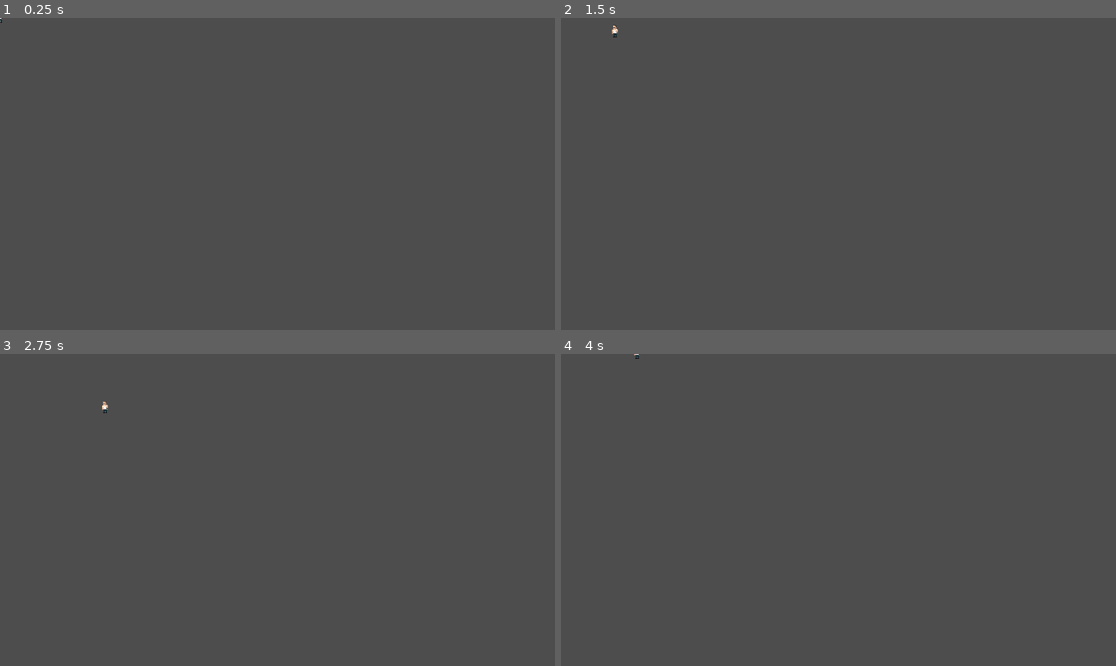
Above: before the commit, frames 1-4 (two rows, left to right).
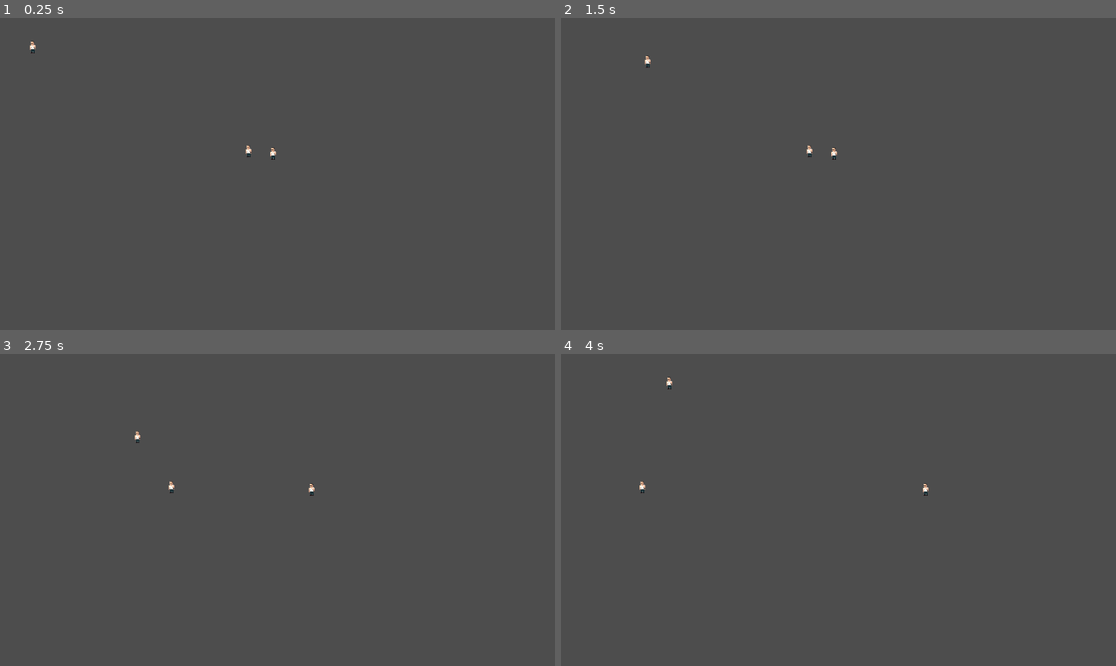
Above: after the commit, the same moments.

Repository: ante-perkovic/ludum-dare
Game: Godot game, scene res://Levels/intro_level.tscn
Two runs of this game, one before a commit and one after it. Both use one fixed random seed, a clock stepped at 60 frames per second and the inputs below. Before the commit the project starts from res://Characters/player.tscn.
Inputs (mouse positions are in pixels of both pictures, inside the frame that each line leads up to):
- Up to frame 1 (0.25 s): no input
- Up to frame 2 (1.5 s): tap Enter at 0.5 s; move the mouse to (960, 158) at 0.52 s; hold D (right) 0.53-1.28 s; hold Space (spacebar) 0.53-1.28 s; move the mouse to (727, 189) at 1.27 s; hold S (down) from 1.28 s (still down); tap Space (spacebar) at 1.35 s
- Up to frame 3 (2.75 s): move the mouse to (333, 441) at 2.02 s; release S (down) at 2.03 s; hold D (right) from 2.03 s (still down); hold Space (spacebar) from 2.03 s (still down)
- Up to frame 4 (4 s): move the mouse to (810, 572) at 2.77 s; release D (right) at 2.78 s; release Space (spacebar) at 2.78 s; hold W (up) 2.78-3.53 s; tap Space (spacebar) at 2.85 s; move the mouse to (1005, 556) at 3.52 s; hold A (left) from 3.53 s (still down); hold Space (spacebar) from 3.53 s (still down)

The runs differ from the first frame. In frame 1, less than 0.1% of the frame differs, in the area x 0-50%, y 0-46%; in frame 2, 0.1%, in the area x 9-50%, y 2-46%; in frame 3, 0.1%; in frame 4, 0.1%.

Commit message:
shooting a projectile will kill enemies

Diff:
--- a/ludumdaregame/Characters/enemy.tscn
+++ b/ludumdaregame/Characters/enemy.tscn
@@ -1,12 +1,15 @@
-[gd_scene load_steps=3 format=3 uid="uid://crv52otjvhjtb"]
+[gd_scene load_steps=4 format=3 uid="uid://crv52otjvhjtb"]
 
 [ext_resource type="Script" uid="uid://esujh4ng0sxw" path="res://Characters/enemy.gd" id="1_rtu5t"]
 [ext_resource type="Texture2D" uid="uid://b37yj21a2i5ax" path="res://Assets/image.png" id="2_sdfay"]
 
-[node name="Enemy" type="CharacterBody2D"]
+[sub_resource type="RectangleShape2D" id="RectangleShape2D_rtu5t"]
+
+[node name="Enemy" type="CharacterBody2D" groups=["enemy"]]
 script = ExtResource("1_rtu5t")
 
-[node name="Sprite2D" type="Sprite2D" parent="."]
+[node name="Sprite2D" type="Sprite2D" parent="." groups=["enemy"]]
 texture = ExtResource("2_sdfay")
 
-[node name="CollisionShape2D" type="CollisionShape2D" parent="."]
+[node name="CollisionShape2D" type="CollisionShape2D" parent="." groups=["enemy"]]
+shape = SubResource("RectangleShape2D_rtu5t")
--- a/ludumdaregame/Characters/player.gd
+++ b/ludumdaregame/Characters/player.gd
@@ -9,7 +9,7 @@
 		Input.get_action_strength("down") - Input.get_action_strength("up")
 	)
 
-	print(input_direction)
+	#print(input_direction)
 
 	#Update velocity
 	velocity = input_direction * player_move_speed
--- a/ludumdaregame/Characters/projectile.gd
+++ b/ludumdaregame/Characters/projectile.gd
@@ -3,7 +3,7 @@
 
 var velocity: Vector2 = Vector2.ZERO
 
-@export var speed = 500
+@export var speed = 1000
 
 # Called when the node enters the scene tree for the first time.
 func _ready() -> void:
@@ -15,7 +15,11 @@
 
 # called when something enteres body
 func _on_area_2d_body_entered(body: Node2D) -> void:
-	print("tu") # Replace with function body.
+	# check if body is enemy
+	if body.is_in_group("enemy"):
+		body.take_damage(20)
+		# destroy obj
+		queue_free()
 
 # TODO:
 # destroy when out of map
--- a/ludumdaregame/project.godot
+++ b/ludumdaregame/project.godot
@@ -11,9 +11,13 @@
 [application]
 
 config/name="ludumDareGame"
-run/main_scene="uid://cn2yww38pccv6"
+run/main_scene="uid://bbbx1r7vk2ceu"
 config/features=PackedStringArray("4.4", "Forward Plus")
 config/icon="res://icon.svg"
+
+[global_group]
+
+enemy="for enemies"
 
 [input]
 
